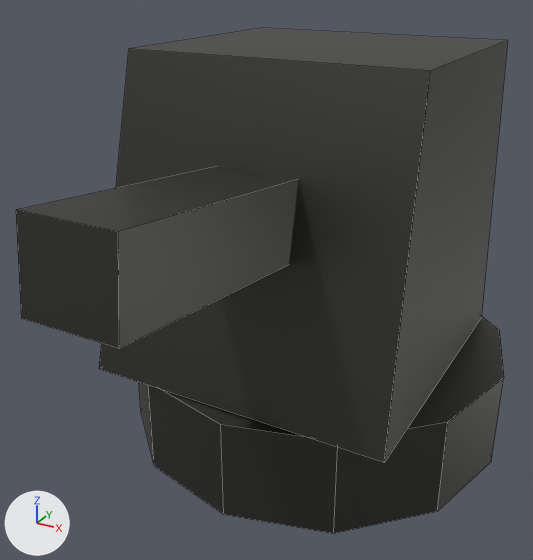
One commit to the FBX model CrazyBots/Assets/Resources/Meshes/Weapon3.fbx: the scene before it, then after it.
Before and after are seen from a camera (50 mm lens) standing at (-1.938, -5.789, 2.39) and looking at (-2.56, -4.659, 1.825). Lighting does not change. The marker at lower left points along +X, +Y and +Z. Mesh edges are drawn as thin lines. Where no turn or scale is listed for an object, it has been applied to the vertices.

In view in the first picture: 'Weapon3.001'.
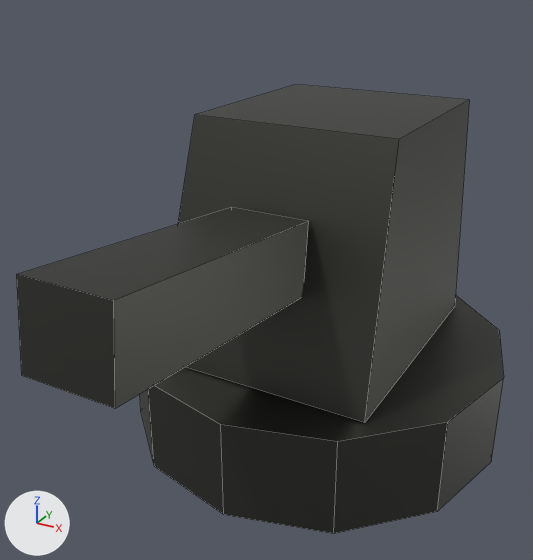
The newer file is also turned or shifted as a whole; pictures and numbers use the older file's frame.

Changed parts and their boxes (x1, y1, x2, y2) in the pictures (533 x 560 px; the box of a moved part takes in the faces that stretch with it):
'Weapon3.001', reshaped (11% shorter)
    before: (16, 28, 507, 533)
    after: (17, 84, 504, 533)
part 1 of me_cube_007, moved or reshaped
    before: (16, 167, 298, 348)
    after: (17, 207, 309, 408)
part 2 of me_cube_007, moved or reshaped
    before: (99, 28, 507, 462)
    after: (178, 84, 469, 422)

The change in detail:
me_cube_007 has 40 vertices, 26 faces and spans x -0.407..0.393, y -0.729..0.401, z 1.278..2.081.
me_cube_007 is used by ob_weapon3_001; location (-2.526, -4.474, 0.157).
me_cube_007 part 1: the loose piece of 8 vertices spanning x -0.09..0.075, y -0.729..-0.199, z 1.754..1.951 is moved by (-0.016, 0.0, -0.088).
Part 2, on me_cube_007:
Vertex 0 of me_cube_007 moves from (0.272, 0.235, 2.081) at pixel (507, 40) to (0.203, 0.266, 1.956) at pixel (469, 99).
Vertex 1 of me_cube_007 moves from (0.29, 0.235, 1.481) at pixel (481, 317) to (0.221, 0.266, 1.481) at pixel (454, 306).
Vertex 26 of me_cube_007 moves from (0.283, -0.365, 1.481) at pixel (384, 462) to (0.213, -0.275, 1.481) at pixel (364, 422).
Vertex 27 of me_cube_007 moves from (0.266, -0.24, 2.081) at pixel (430, 70) to (0.197, -0.15, 1.956) at pixel (399, 139).
Vertex 28 of me_cube_007 moves from (-0.31, 0.242, 1.481) to (-0.236, 0.273, 1.481).
Vertex 29 of me_cube_007 moves from (-0.28, 0.242, 2.081) at pixel (262, 27) to (-0.206, 0.273, 1.956) at pixel (296, 84).
Vertex 30 of me_cube_007 moves from (-0.317, -0.358, 1.481) at pixel (99, 369) to (-0.243, -0.268, 1.481).
Vertex 31 of me_cube_007 moves from (-0.286, -0.233, 2.081) at pixel (128, 48) to (-0.211, -0.143, 1.956) at pixel (194, 114).
